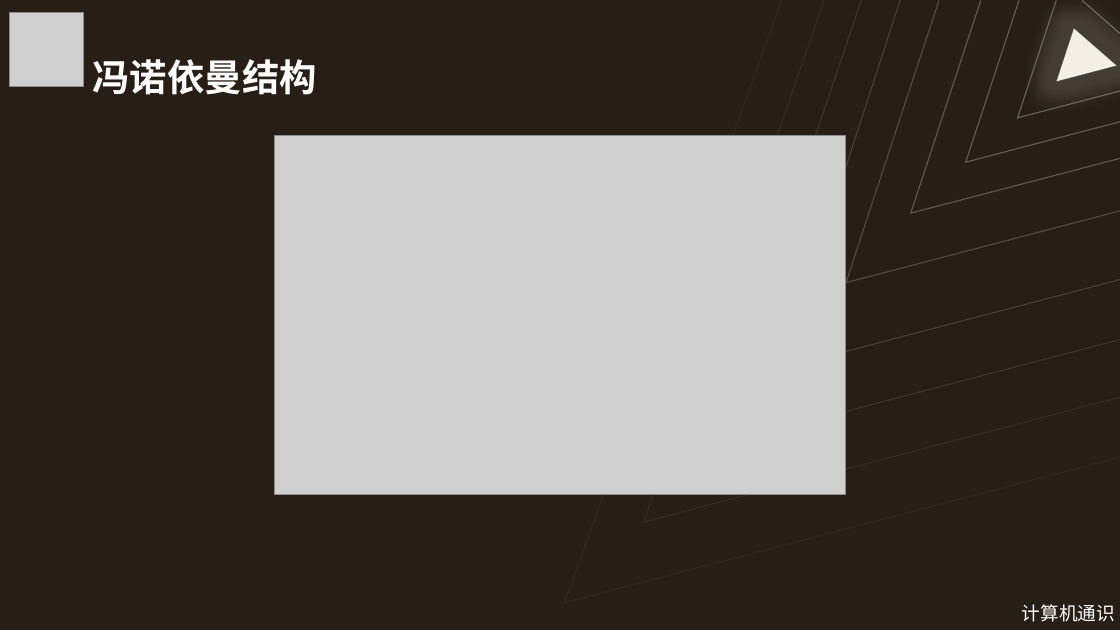
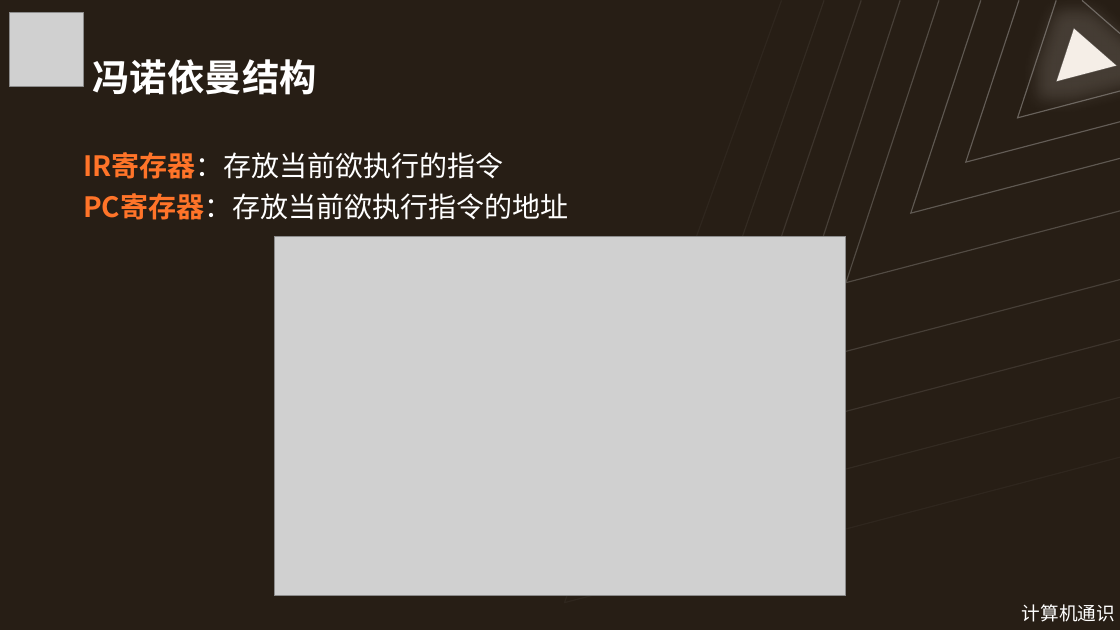
Before and after one commit to Wannerfi/CodingCourse, a slide deck: slide 21 of 1计算机通识.pptx. Drawn at 1120x630 pixels with LibreOffice and Linux fonts; fonts in the diff are those of the drawing; grey boxes stand for pictures. Boxes give left, top, right and bottom in pixels: in the first picture for what was removed or moved away, otherwise in the second. Text is boxed around its words. In the diff, an @@ line names an element or a change of style, - is before the commit and + after.

Commit message:
update

```diff
--- a/1计算机通识.pptx
+++ b/1计算机通识.pptx
@@ text added at [83,152,568,220], 24 pt, text #FFFFFF @@
+IR寄存器：存放当前欲执行的指令
+PC寄存器：存放当前欲执行指令的地址
@@ picture: place and size @@
-picture at [275,135,846,495]
+picture at [275,236,846,596]
```
Also in this commit, not shown: 1 other slide changed.
